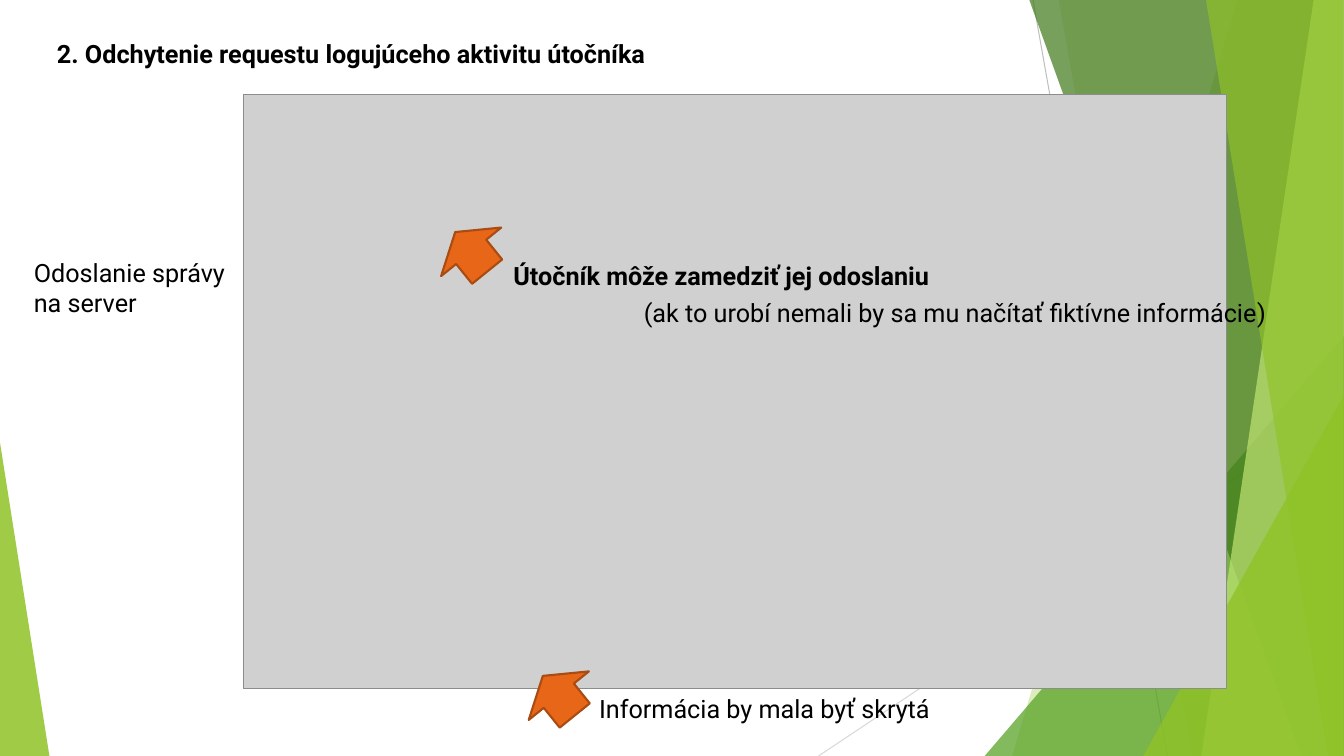
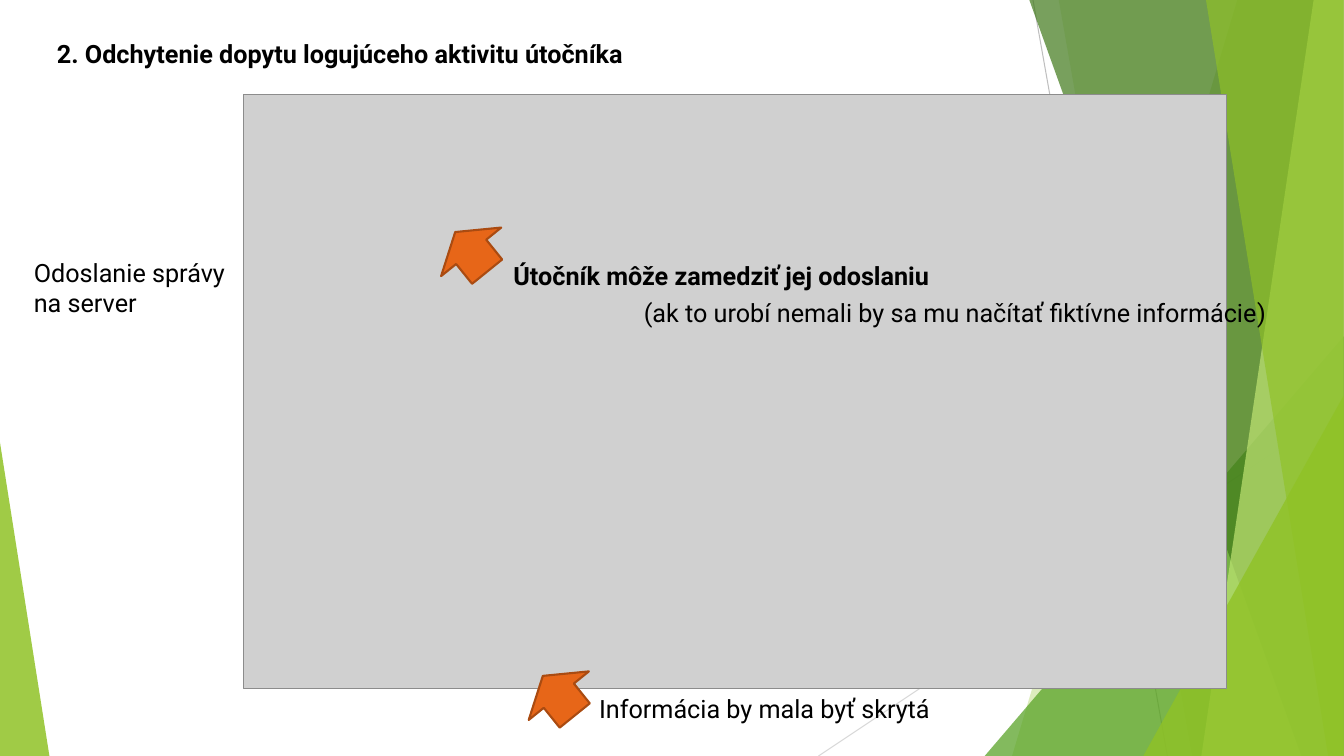
Before and after one commit to jperdek/tokenCreator, a slide deck: slide 11 of presentations/Detekcia nepovoleneho prístupu kustomizáciou nízko interaktívnych honeypotov2.pptx. Drawn at 1344x756 pixels with LibreOffice and Linux fonts; fonts in the diff are those of the drawing; grey boxes stand for pictures. Boxes give left, top, right and bottom in pixels: in the first picture for what was removed or moved away, otherwise in the second. Text is boxed around its words. In the diff, an @@ line names an element or a change of style, - is before the commit and + after.

```diff
--- a/presentations/Detekcia nepovoleneho prístupu kustomizáciou nízko interaktívnych honeypotov2.pptx
+++ b/presentations/Detekcia nepovoleneho prístupu kustomizáciou nízko interaktívnych honeypotov2.pptx
@@ text at [57, 44, 623, 69]: text changed @@
-2. Odchytenie requestu logujúceho aktivitu útočníka
+2. Odchytenie dopytu logujúceho aktivitu útočníka
```
Also in this commit, not shown: 1 other slide changed, 19 other files.
